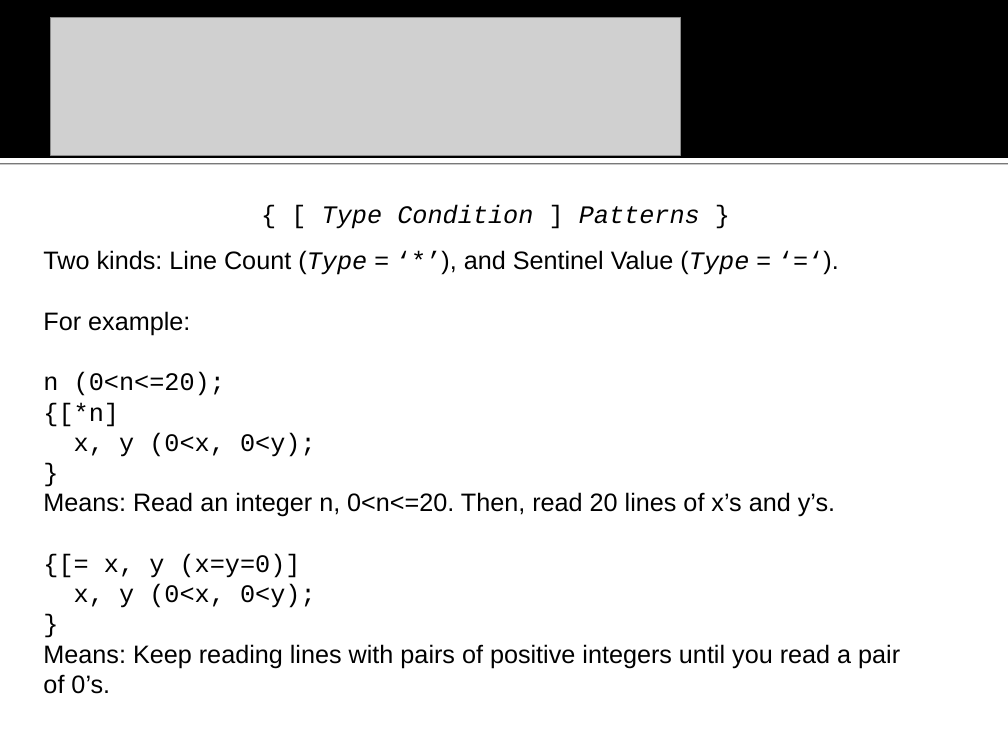
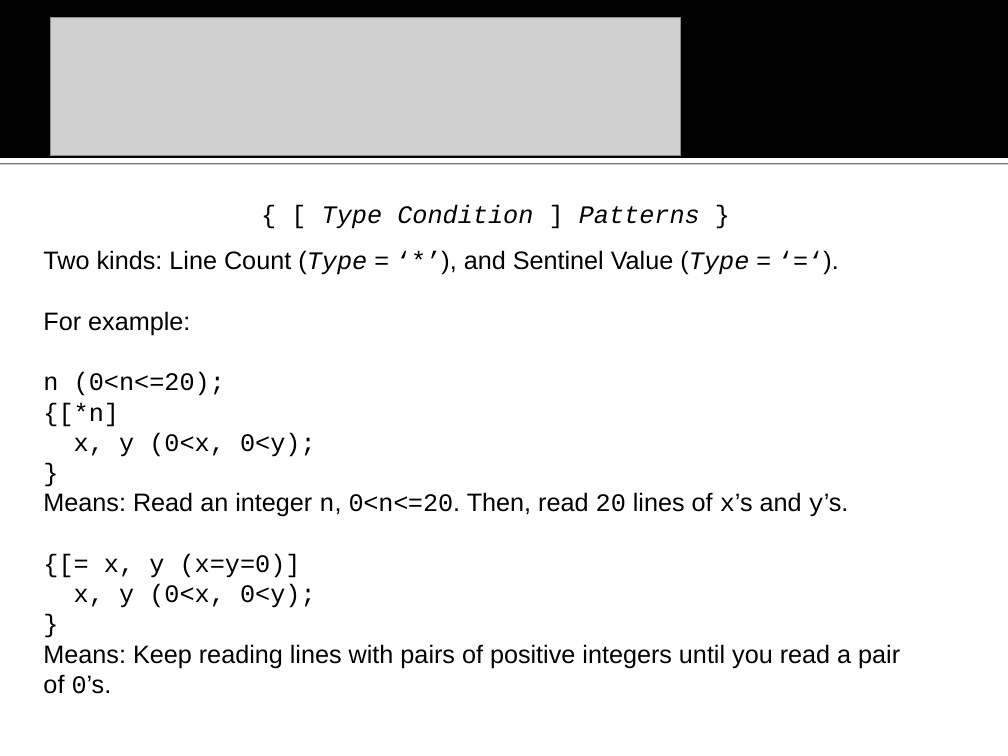
Before and after one commit to na-icpc/viva, a slide deck: slide 8 of Input Verifier/doc/VIVA vanbs Input Verification Assistant.ppt. Drawn at 1008x756 pixels with LibreOffice and Linux fonts; fonts in the diff are those of the drawing; grey boxes stand for pictures; background and template pictures are left out. Boxes give left, top, right and bottom in pixels: in the first picture for what was removed or moved away, otherwise in the second. Text is boxed around its words. In the diff, an @@ line names an element or a change of style, - is before the commit and + after.

```diff
--- a/Input Verifier/doc/VIVA vanbs Input Verification Assistant.ppt
+++ b/Input Verifier/doc/VIVA vanbs Input Verification Assistant.ppt
@@ text at (43,492,900,694): font Arial to Courier New in "n, 0<n<=20. 20 x’s y’s.", "0’s." @@
```
Also in this commit, not shown: 1 other slide changed, 5 slides added, 3 other files.
